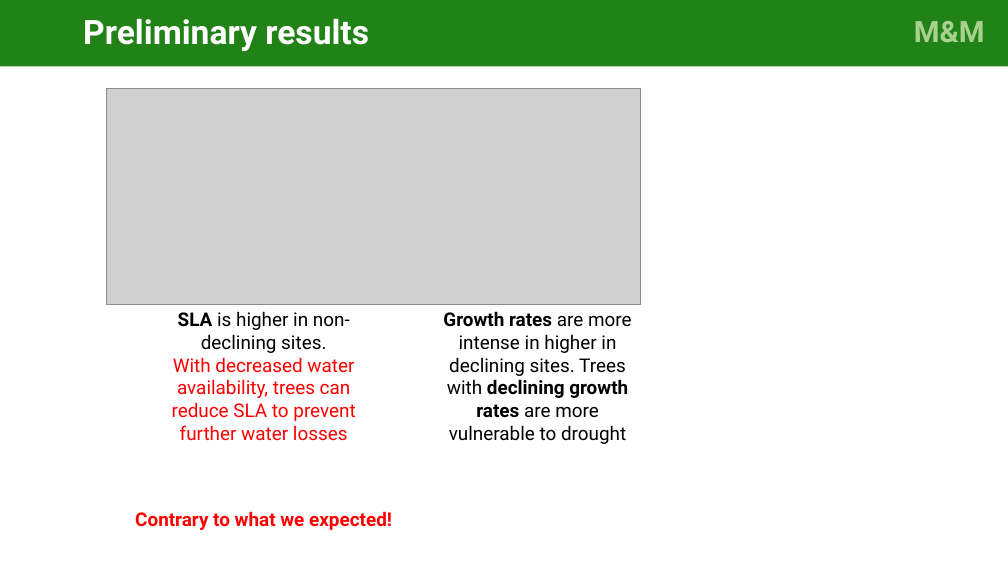
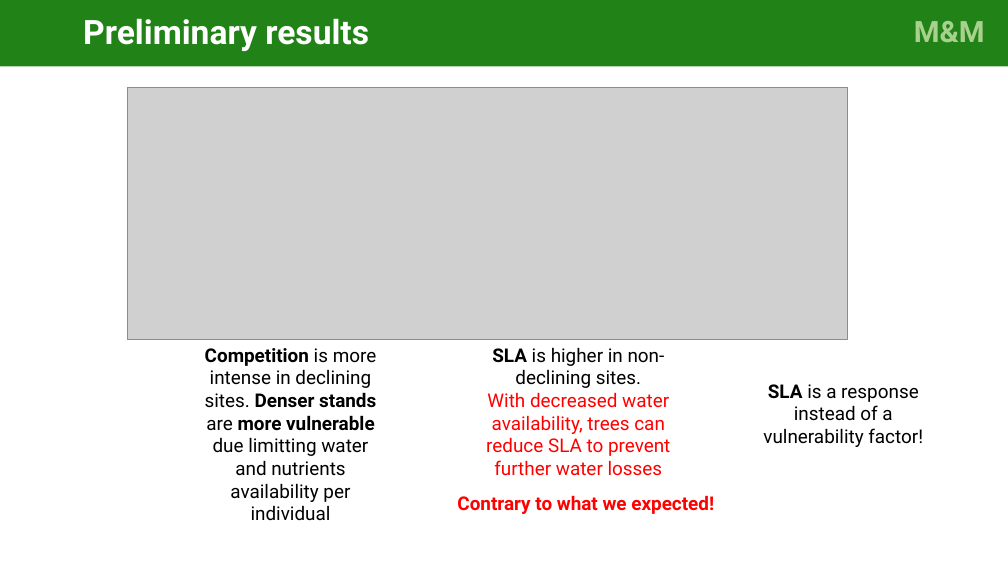
Before and after one commit to cris-fernandez/Tesis_Individuo, a slide deck: slide 18 of 06_ppts/exploratory_analysis_figures_v3-CFB-CG.pptx. Drawn at 1008x567 pixels with LibreOffice and Linux fonts; fonts in the diff are those of the drawing; grey boxes stand for pictures. Boxes give left, top, right and bottom in pixels: in the first picture for what was removed or moved away, otherwise in the second. Text is boxed around its words. In the diff, an @@ line names an element or a change of style, - is before the commit and + after.

```diff
--- a/06_ppts/exploratory_analysis_figures_v3-CFB-CG.pptx
+++ b/06_ppts/exploratory_analysis_figures_v3-CFB-CG.pptx
@@ picture: place and size @@
-picture at [107, 88, 641, 304]
+picture at [127, 88, 848, 340]
@@ text removed at [443, 311, 632, 444] @@
-  Growth rates are more intense in higher in declining sites. Trees with declining growth rates are more vulnerable to drought
@@ text added at [205, 348, 377, 502], 18 pt, text #000000 @@
+  Competition is more intense in declining sites. Denser stands are more vulnerable due limitting water and nutrients availability per individual
@@ text "SLA is higher in non-declining ...": place and size @@
-text "SLA is higher in non-declining ..." at [172, 311, 355, 441]
+text "SLA is higher in non-declining ..." at [486, 347, 670, 476]
@@ text added at [763, 384, 923, 447], 18 pt, text #000000 @@
+  SLA is a response instead of a vulnerability factor!
@@ text "Contrary to what we expected!": place and size @@
-text "Contrary to what we expected!" at [135, 511, 392, 530]
+text "Contrary to what we expected!" at [457, 495, 714, 514]
```
Also in this commit, not shown: 4 other slides changed, 5 other files.
